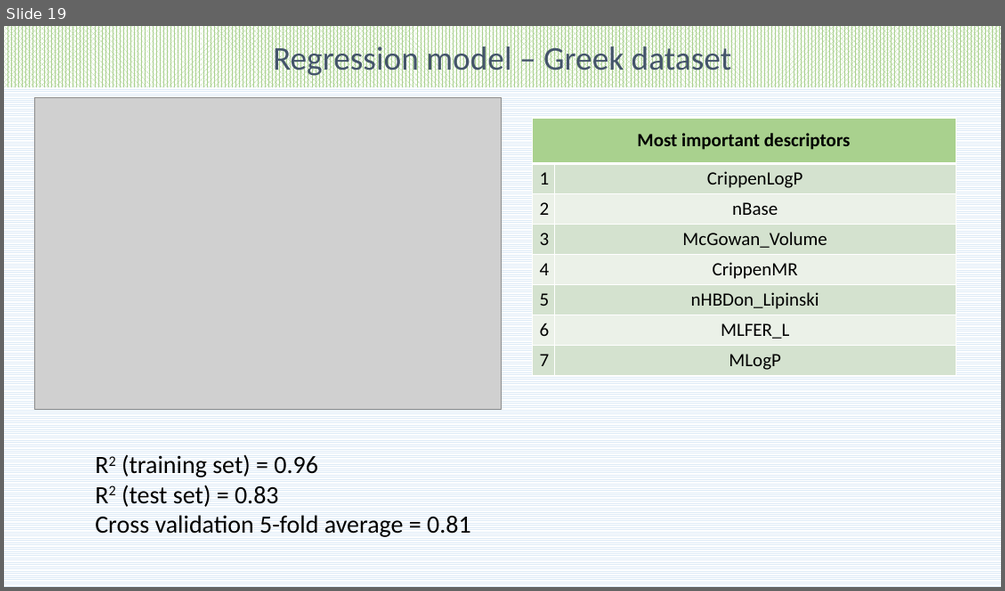
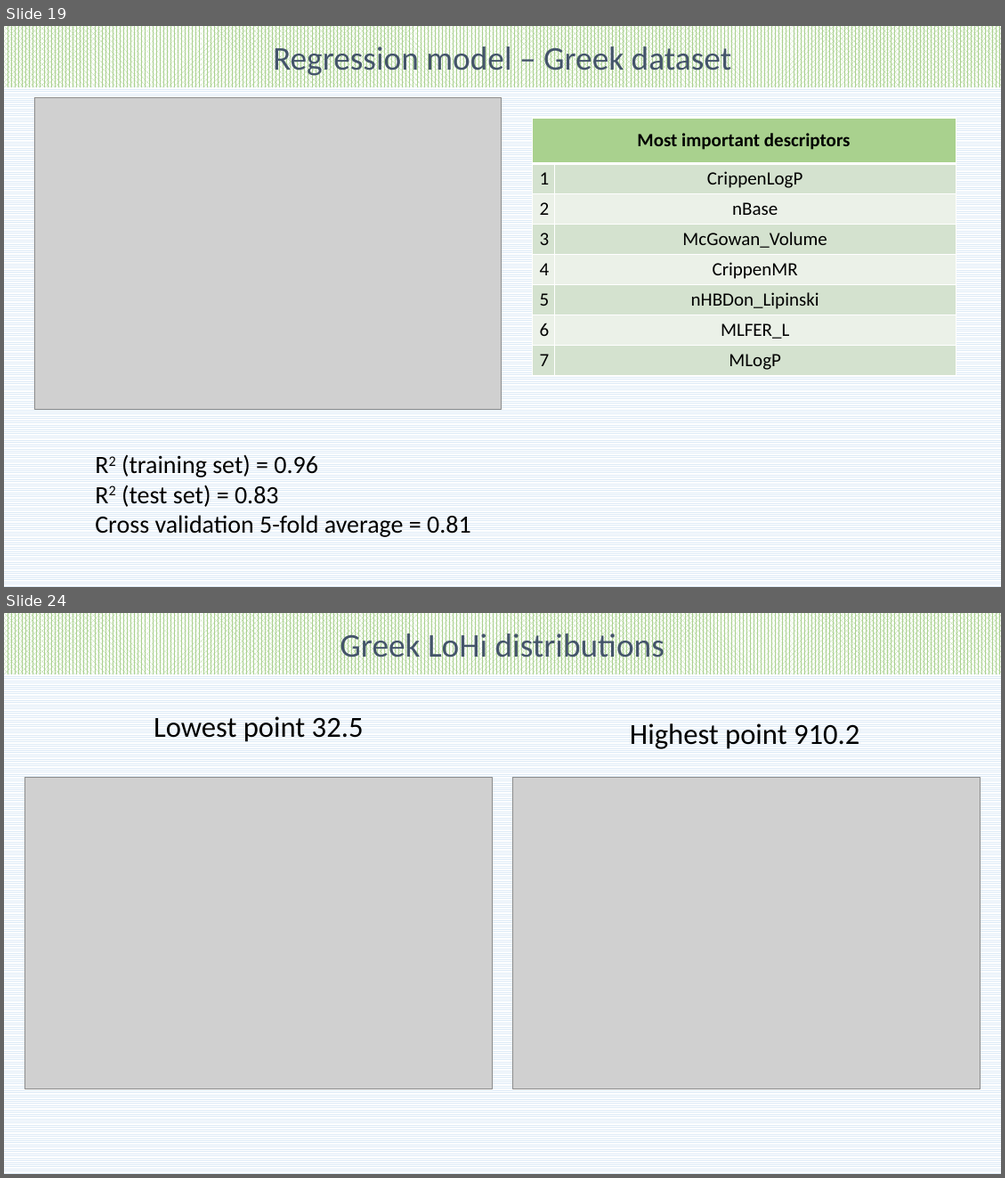
Before and after one commit to pockos56/RTI_prediction, a slide deck: Future presentation update.pptx. Shown one above the other, each under a label of ours: slide 19 before the commit, slides 19 and 24 after it; the slides between them are not shown. The pictures are 1005x591 and 1005x1178 pixels, drawn with LibreOffice and Linux fonts; fonts in the diff are those of the drawing; grey boxes stand for pictures. Boxes give left, top, right and bottom in pixels: in the first picture for what was removed or moved away, otherwise in the second. Text is boxed around its words. In the diff, an @@ line names an element or a change of style, - is before the commit and + after.

```diff
--- a/Future presentation update.pptx
+++ b/Future presentation update.pptx
@@ slide 24 added at (4, 613, 1001, 1174), background pattern #DEEBF7 on #FFFFFF @@
@@ rectangle added at (4, 613, 1001, 674), fill pattern #A9D18E on #FFFFFF, 32 pt, text #44546A @@
+Greek LoHi distributions
@@ text added at (154, 716, 364, 742), 28 pt, text #000000 @@
+Lowest point 32.5
@@ text added at (630, 723, 859, 749), 28 pt, text #000000 @@
+Highest point 910.2
@@ picture added at (25, 777, 493, 1088) @@
@@ picture added at (513, 777, 980, 1088) @@
```
Also in this commit, not shown: 1 slide changed, 1 other slide added, 15 other files.
